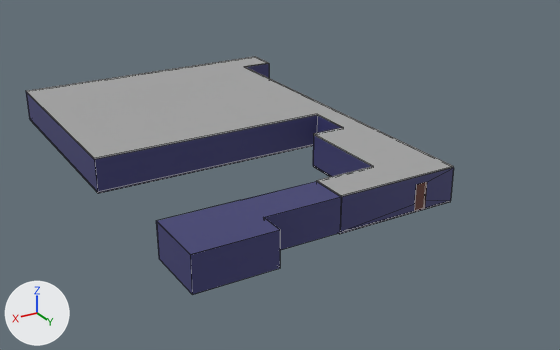
What one commit did to the Blender file TCGD_ECJam2018/Assets/Game/Models/Test/House.blend.
Before and after are seen from a 50 mm lens placed at (21.9, 41.5, 24.6), pointed at (-8.2, -8.6, -0.4). Every picture has the same lights, and +X, +Y and +Z are marked at lower left. Mesh edges are drawn as thin lines on the coarser meshes.

Script lines for the objects in view, before the commit:
```python
ob_floor_001 = bpy.data.objects.new('Floor.001', me_floor_001)
ob_floor_001.parent = ob_room_001
ob_floor_001.location = (0.0, 0.0, 0.0)
ob_room = bpy.data.objects.new('Room', me_room_001)
ob_room.location = (0.0, 0.0, 0.01)
ob_room_001 = bpy.data.objects.new('Room.001', me_room_002)
ob_room_001.location = (-6.03, -0.01, 0.01)
# also in view: 'Ceiling' at (0.0, 2.5, 2.7); 'Ceiling.001' at (-6.5, -14.5, 2.7)
```
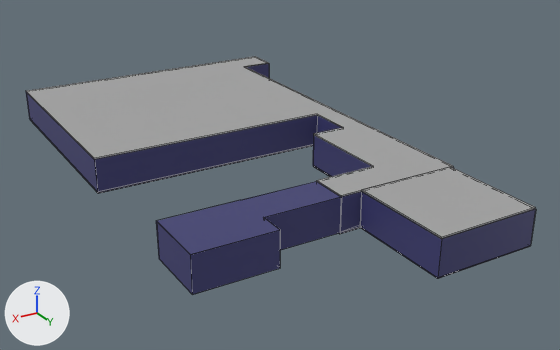
Boxes (x1, y1, x2, y2) around the edits, measured in the pictures (560 x 350 px):
'Room.002', added (blue)
    after: (360, 192, 536, 278)
'Ceiling.002', added
    after: (362, 167, 536, 239)
'Floor.002', added
    after: (360, 227, 530, 279)

What the commit changed:
Mesh me_room is new.
It has 8 vertices, 3 faces and spans x 0.0..8.0, y -8.0..0.0, z 0.0..2.7.
It uses material mat_housecolors_png_001 (picture img_housecolors_png_001).
Mesh me_floor_002 is new.
It is a box spanning x 0.0..8.0, y -8.0..0.0, z -0.07..0.0.
It uses material mat_housecolors_png_001 (picture img_housecolors_png_001).
Mesh me_ceiling_002 is new.
It has 9 vertices, 6 faces, 1 loose edge and spans x 0.0..8.0, y -8.0..0.0, z 2.7..2.81.
It uses material mat_housecolors_png_001 (picture img_housecolors_png_001).
Object 'Floor.002' (ob_floor_002) is new; it shows me_floor_002.
Its parent is ob_room_002.
Its location is (0.0, 0.0, 0.0).
Object 'Room.002' (ob_room_002) is new; it shows me_room.
Its location is (-15.7, 3.04, 0.02).
Its rotation in degrees is (0, 0, 90).
It gains a SOLIDIFY modifier named 'Solidify'.
Modifier setting: thickness = 0.03.
Modifier setting: use_even_offset = True.
Modifier setting: use_quality_normals = True.
Modifier setting: nonmanifold_thickness_mode = 'FIXED'.
Modifier setting: nonmanifold_merge_threshold = 0.0003.
Object 'Ceiling.002' (ob_ceiling_002) is new; it shows me_ceiling_002.
Its parent is ob_room_002.
Its location is (0.0, 0.0, 0.0).
